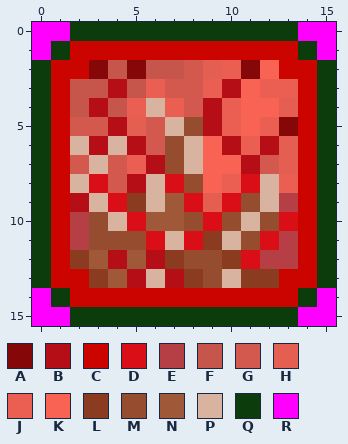
Edited in one commit: pixel-art sprite (Icons/icon_flesh_prison.png). Above, as it was before the edit.
The file is 16x16 pixels. Colours within 5 levels of each other are drawn and written as one.
Palette (. is transparent): A #860708  B #b60e16  C #cc0400  D #d90e16  E #b53f45  F #c6554c  G #d3594f  H #e55e52  J #eb5f53  K #f86354  L #8b3c20  M #964c2e  N #9f5838  P #d8b4a0  Q #0c3c0b  R #ff00ff
The same view after the edit:
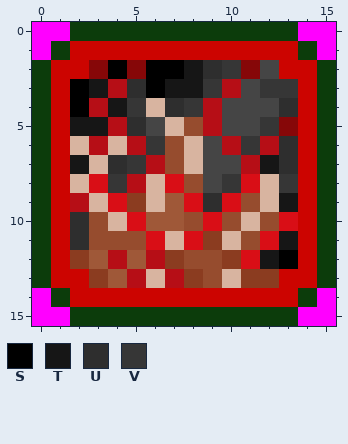
Colours new in this view: S #000000  T #161616  U #2e2e2e  V #363636
The edit:
@@ palette @@
-K #f86354
+K #454545
@@ x 0..15 @@
  1 RQCCCCCCCCCCCCQR
- 2 QCCAFAFFGHJAKCCQ
- 3 QCFFBFJGGJBKJJCQ
- 4 QCFBFJPJGBJKKHCQ
- 5 QCGGBHGPMBJKJACQ
- 6 QCPBPBGMPKBJBHCQ
- 7 QCGPGJBMPKKBGHCQ
- 8 QCPDGBPDMKJDPJCQ
- 9 QCBPDLPNDHDMPECQ
-10 QCEMPDNNMDMPMDCQ
-11 QCEMMMDPDLPMDECQ
-12 QCLNBNBLMMLDEECQ
+ 2 QCCASASSTUVAKCCQ
+ 3 QCSTBUSTTVBKVVCQ
+ 4 QCSBTVPUVBKKKUCQ
+ 5 QCTTBUKPMBKKVACQ
+ 6 QCPBPBVMPKBVBUCQ
+ 7 QCTPUVBMPKKBTUCQ
+ 8 QCPDVBPDMKVDPVCQ
+ 9 QCBPDLPNDUDMPTCQ
+10 QCUMPDNNMDMPMDCQ
+11 QCUMMMDPDLPMDTCQ
+12 QCLNBNBLMMLDTSCQ
 13 QCCLNBPBLMPLLCCQ
